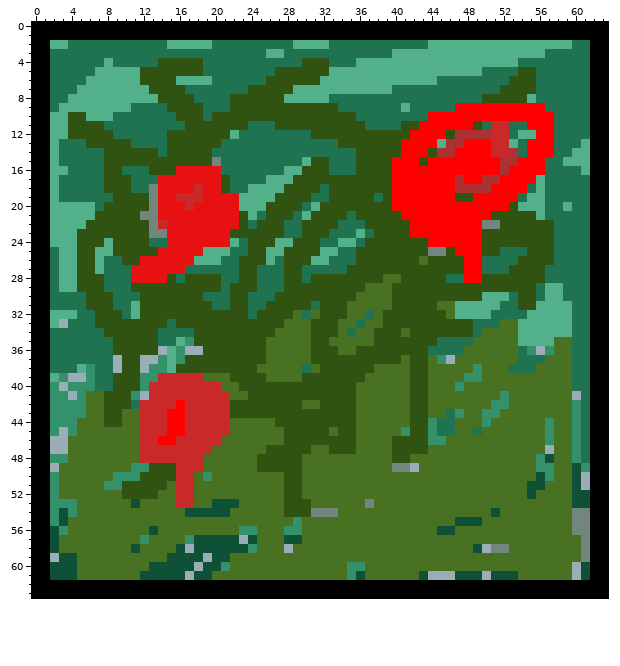
File history of a pixel-art sprite, Assets/Sprites/Tiles/Floors/bloody.png. The first picture shows the starting point.
The file is 64x64 pixels.
Now the later version:
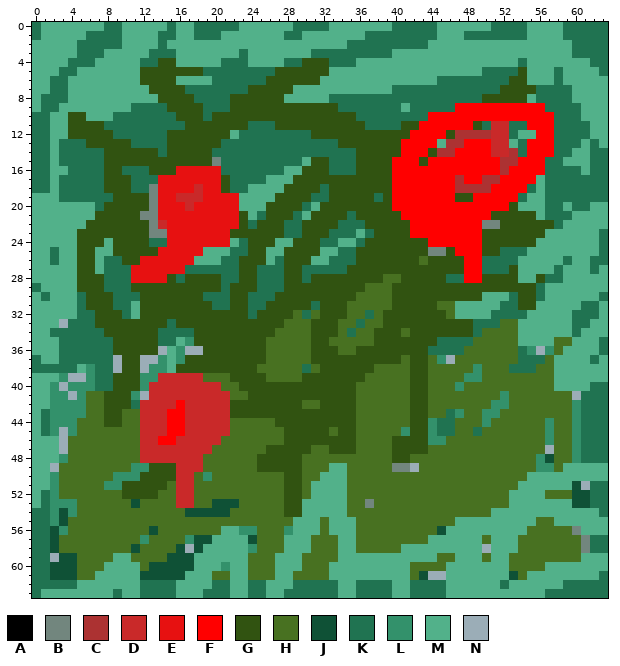
Palette (. is transparent): A #000000  B #72867e  C #ac3232  D #c92929  E #e71111  F #ff0000  G #315311  H #487121  J #0f5136  K #207351  L #33916b  M #52b18a  N #9badb7
The edit:
Changed rows in their new state; - is an unchanged pixel.
first column x 0:
 0 KMMMMMMMKKMMMMMKMMKKKKKMMMMMMKKKKMMMMMMMKKKKKMMMMMMKKKKMMMMKKKKK
 1 KMMMMMKKKKMMMMKKMMKKKMMMMMMMKKMMMMMMMKKKKKKKKMMMKKKKKKKMMMMKKKKK
 2 MM--M-----MMMM------MMMMMMMMM----MM---------------------------KK
 3 MMMMM---MMMMM---MMMMMMM-MM--MMM--------------------------MMM--KK
 4 MMMM---M-MMM----MMMMM---MMMM---------------------------MMMMMMMKK
 5 MMM--MM------------------------------------------------MMM-MMMMK
 6 MM--MM-------------------------------------------------MMM-MMMMM
 7 MM--M-------------------------------------------------------MMMM
 8 MK----------------------------------------------------------MMMM
 9 MK-----------------------------------------------------------MMM
10 KK-----------------------------------------------------------MMM
11 KK------------------------------------------------------------MM
12 KK------------------------------------------------------------MM
13 KK------------------------------------------------------------KM
14 KK------------------------------------------------------------KK
15 KK------------------------------------------------------------KK
16 KK------------------------------------------------------------KK
17 KK------------------------------------------------------------KK
18 KK------------------------------------------------------------KK
19 MM------------------------------------------------------------KK
20 MM------------------------------------------------------------MM
21 MM----------------------------------------------------------MMMM
22 MM---------------------------------------------------------MMMMM
23 MM-------------------------------------------------------MMMMMMK
24 MM------------------------------------------------------MMMMMMMK
25 MM-----------------------------------------------------MMMMMMMMK
26 MM----------------------------------------------------MMMMM-MMKK
27 MMM---------------------------------------------------MMMM-MMMKM
28 MMM---------------------------------------------------MM---MMMMM
29 KMM--------------------------------------------------------MMMMM
30 MKMMM------------------------------------------------------MMMMK
31 MMMMM-------------------------------------------------------M-KM
32 MM------------------------------------------------------------KM
33 MM------------------------------------------------------------MM
34 MM-----------------------------------------------------------MMM
35 MMM---------------------------------------------------------MMMK
36 MMM--------------------------------------------------------MMMMK
37 KMM-------------------------------------------------------MMMMKM
38 KK--------------------------------------------------------MMMMMM
39 MM--------------------------------------------------------MMMMMM
40 MM--------------------------------------------------------MMMMKK
41 MM------------------------------------------------------------KK
42 MM------------------------------------------------------------KK
43 MK------------------------------------------------------------KK
44 MK------------------------------------------------------------KK
45 MK------------------------------------------------------------KK
46 MMM-----------------------------------------------------------KK
47 MMM-----------------------------------------------------------KK
48 MMM-----------------------------------------------------------KK
49 MM-------------------------------MM------------------------MMMMM
50 MM------------------------------MMM--------------------MMMMMMMMM
51 MM-----------------------------MMMM-------------------MMMMMM--KK
52 MK-----------------------------MMMM------------------MMMM-----KK
53 MK----------------------------MMMMM------------------MMMMMMM--KK
54 KK----------------------------MMMMM----------------MMMMMMMMMMMMK
55 KK---------------------------MMM-MMM-----------MMMMMMMMM--MMMMMM
56 KK-------------------MM------MMM-MMM----------MMMMMMMMM------MMM
57 KK------------------MMMM----MMM---MM--------MMMMMM-MMM--------KK
58 KK-----------------MMMMM----MMM---MM-----MMMMMMMMM-MMM--------KK
59 KK-------MM-------MMMMMM---MMM----MMMMMMMMMMM--MMM-MM--------MMM
60 KK------MMMM------MMM-MM---MMM---MMMMMMMMM----MMMMMMM----MMMMMMM
61 KK-----MMMMM-----MMM--MM---MM----MMMMMMMMM----MMMMMMM--MMMMMMMMK
62 KKKKKMMMMMMMKKKKMMMMKKMMKKMMMKKKKKMMKKKKMMKKKKMMMMMMKMMMMMMKKKKK
63 KMMMMMMMMKMMKKKKMMMKKKMMKKMMKKKKKKMMKKKKMMKKKKMMMMMMMMMMMKKKKKKK
